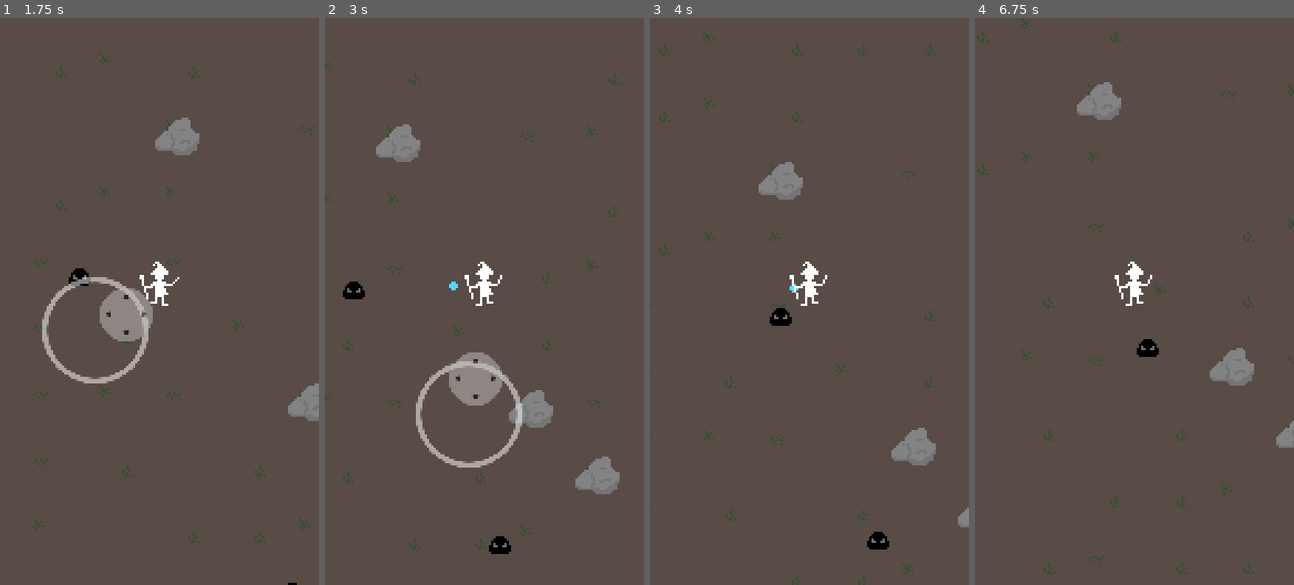
Above: before the commit, frames 1-4 (left to right).
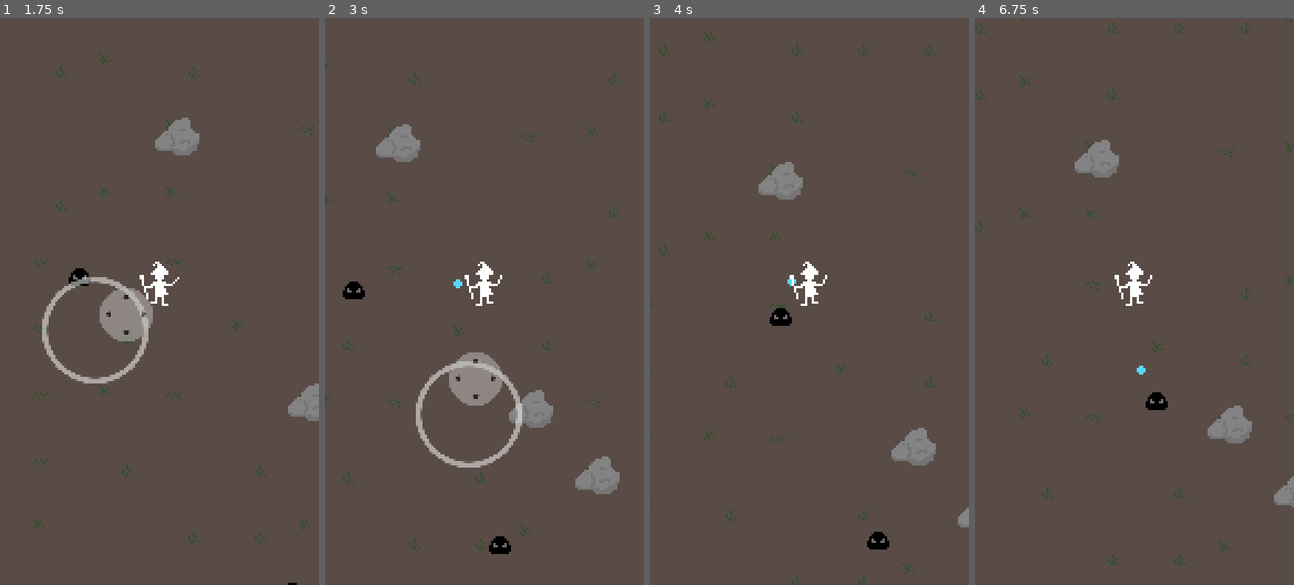
Above: after the commit, the same moments.

Repository: polyarik/wizard-legacy
Game: Godot game, scene res://scenes/main.tscn
The game is run twice, just before and just after one commit, with the same random seed, the same clock (stepped at 60 frames per second) and the same inputs.
Inputs (mouse positions are in pixels of both pictures, inside the frame that each line leads up to):
- Up to frame 1 (1.75 s): move the mouse to (229, 273) at 0.52 s; hold Right (ui_right) 0.53-1.25 s; click (229, 273) at 0.67 s; drag from (95, 329) to (159, 295) at 1.27 s
- Up to frame 2 (3 s): move the mouse to (516, 176) at 2.02 s; hold Right (ui_right) 2.03-2.75 s; drag from (468, 414) to (487, 301) at 2.77 s
- Up to frame 3 (4 s): move the mouse to (905, 386) at 3.52 s; hold Left (ui_left) from 3.53 s (still down)
- Up to frame 4 (6.75 s): release Left (ui_left) at 4.25 s; drag from (1038, 216) to (1233, 528) at 4.27 s; move the mouse to (1150, 301) at 5.02 s; hold Down (ui_down) 5.03-5.75 s; click (1150, 301) at 5.17 s; drag from (1086, 159) to (1163, 369) at 5.77 s; move the mouse to (1204, 273) at 6.52 s; hold Up (ui_up) from 6.53 s (still down)

Frame 1 is identical in both runs. In frame 2, less than 0.1% of the frame differs, in the area x 38-44%, y 46-49%; in frame 3, less than 0.1%; in frame 4, 4.4%, in the area x 0-100%, y 0-99%.

Commit message:
🔧 start spell cooldown only after spell is casted

Diff:
--- a/common/autoloads/spell_book.gd
+++ b/common/autoloads/spell_book.gd
@@ -5,7 +5,7 @@
 var _spell_collection := {
 	magic_missile = {
 		scene = preload("res://scenes/game/particles/magic_missile/magic_missile.tscn"),
-		cooldown = 1.0,
+		cooldown = 0.6,
 		cast_time = 0.4,
 		cast_conditions = {max_distance = 128}, #visible_target = true}, # TODO
 		#target = closest
--- a/scenes/game/characters/player/player.gd
+++ b/scenes/game/characters/player/player.gd
@@ -92,6 +92,7 @@
 			spell_cast_timer.wait_time = spell.cast_time
 			spell_cast_timer.one_shot = true
 			spell_cast_timer.timeout.connect(func() -> void:
+				spells_timer[-1].start() # start spell cooldown
 				is_casting = false
 
 				if spells_target[-1] and is_instance_valid(spells_target[-1]): # TEMP
@@ -133,7 +134,6 @@
 			in_casting_animation = true
 
 			spells_cast_timer[i].start() # cast spell after spell.cast_time
-			spells_timer[i].start()
 			return
 
 # TODO - implement different spell types behaviour
--- a/scenes/game/characters/player/player.tscn
+++ b/scenes/game/characters/player/player.tscn
@@ -37,6 +37,7 @@
 
 [sub_resource type="Animation" id="Animation_appgp"]
 resource_name = "idle"
+length = 0.3
 loop_mode = 1
 tracks/0/type = "value"
 tracks/0/imported = false
@@ -121,7 +122,7 @@
 states/walk/node = SubResource("AnimationNodeAnimation_08j1j")
 states/walk/position = Vector2(679, 85)
 transitions = ["Start", "idle", SubResource("AnimationNodeStateMachineTransition_vht6e"), "idle", "walk", SubResource(" …(644 unchanged characters)…
-graph_offset = Vector2(-91, -115)
+graph_offset = Vector2(-106, -123)
 
 [sub_resource type="AnimationNodeStateMachinePlayback" id="AnimationNodeStateMachinePlayback_0x1nf"]
 
